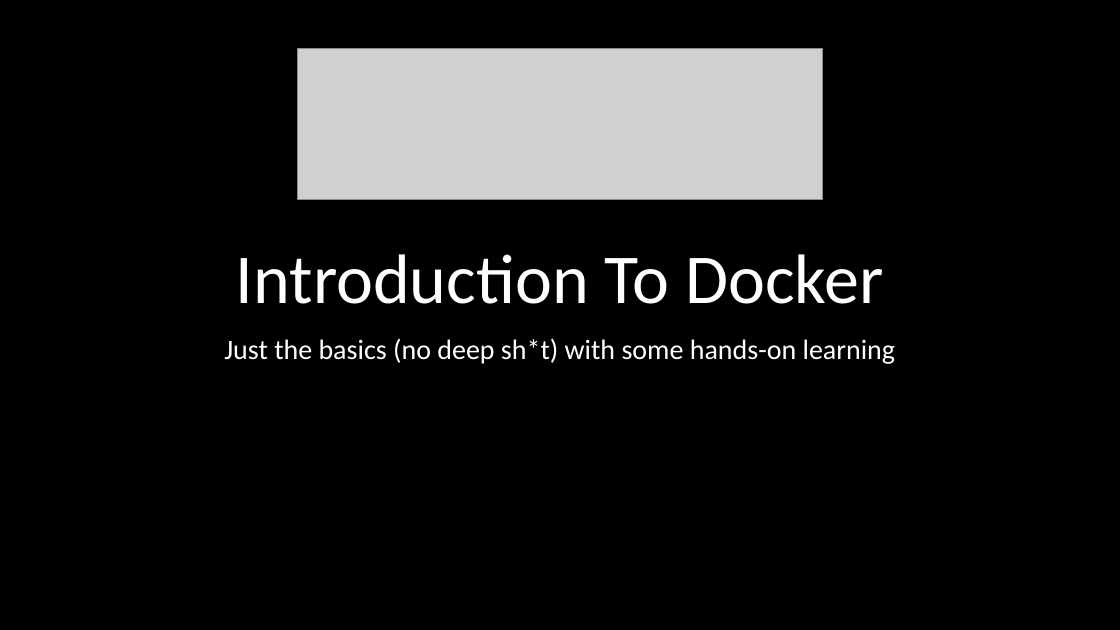
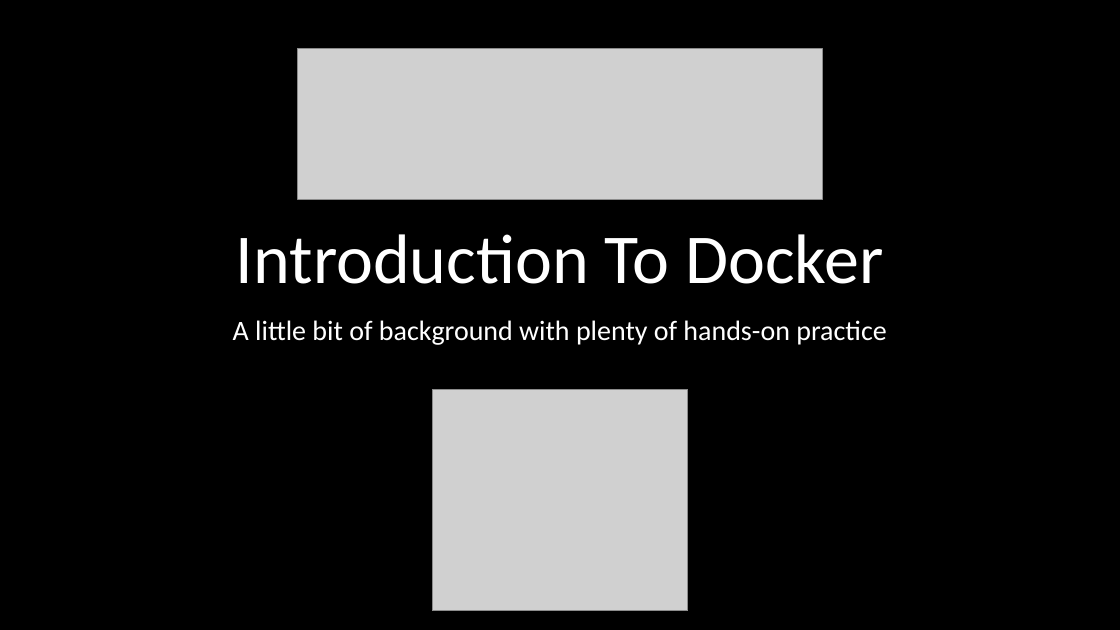
Before and after one commit to wwt/docker-foundations, a slide deck: slide 1 of docker-foundations.pptx. Drawn at 1120x630 pixels with LibreOffice and Linux fonts; fonts in the diff are those of the drawing; grey boxes stand for pictures. Boxes give left, top, right and bottom in pixels: in the first picture for what was removed or moved away, otherwise in the second. Text is boxed around its words. In the diff, an @@ line names an element or a change of style, - is before the commit and + after.

```diff
--- a/docker-foundations.pptx
+++ b/docker-foundations.pptx
@@ title "Introduction To Docker": place and size @@
-title "Introduction To Docker" at <box>236,254,883,304</box>
+title "Introduction To Docker" at <box>236,234,883,284</box>
@@ subtitle at <box>233,320,886,345</box>: text changed @@
-Just the basics (no deep sh*t) with some hands-on learning
+A little bit of background with plenty of hands-on practice
@@ picture added at <box>432,390,687,612</box> @@
```
Also in this commit, not shown: 12 other slides changed, 5 slides added, 1 slide removed.
